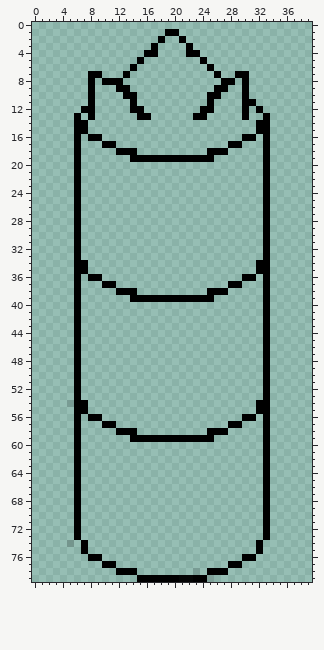
One commit to this sprite sheet: assets/cylinder.png. The picture above is the old version.
The file is 40x80 pixels. Pixels under 10% opacity are left out. Colours within 5 levels of each other are drawn and written as one.
After the commit:
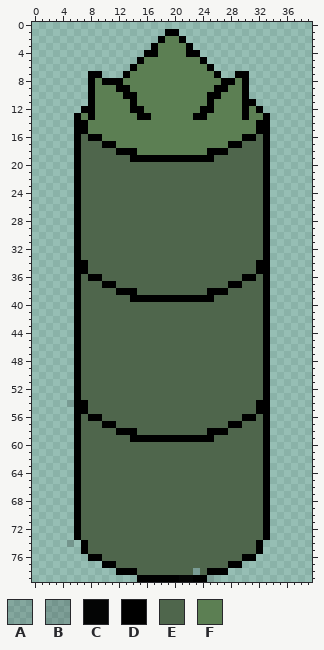
Palette (. is transparent): A #0000001f  B #00000029  C #000000f8  D #000000  E #4f664c  F #5c7f53
Edits made:
Changed rows in their new state; - is an unchanged pixel.
first column x 7:
 2 ------------FF------------
 3 -----------FFFF-----------
 4 -----------FFFF-----------
 5 ---------FFFFFFFF---------
 6 --------FFFFFFFFFF--------
 7 -------FFFFFFFFFFFF-------
 8 --F---FFFFFFFFFFFFFF--F---
 9 --FFF--FFFFFFFFFFFF--FF---
10 --FFFF--FFFFFFFFFF--FFF---
11 --FFFFF-FFFFFFFFFF-FFFF---
12 --FFFFF--FFFFFFFF--FFFF-F-
13 F-FFFFFF--FFFFFF--FFFFF-FF
14 -FFFFFFFFFFFFFFFFFFFFFFFF-
15 -FFFFFFFFFFFFFFFFFFFFFFFF-
16 E--FFFFFFFFFFFFFFFFFFFF--E
17 EEE--FFFFFFFFFFFFFFFF--EEE
18 EEEEE---FFFFFFFFFF---EEEEE
19 EEEEEEE------------EEEEEEE
20 EEEEEEEEEEEEEEEEEEEEEEEEEE
21 EEEEEEEEEEEEEEEEEEEEEEEEEE
22 EEEEEEEEEEEEEEEEEEEEEEEEEE
23 EEEEEEEEEEEEEEEEEEEEEEEEEE
24 EEEEEEEEEEEEEEEEEEEEEEEEEE
25 EEEEEEEEEEEEEEEEEEEEEEEEEE
26 EEEEEEEEEEEEEEEEEEEEEEEEEE
27 EEEEEEEEEEEEEEEEEEEEEEEEEE
28 EEEEEEEEEEEEEEEEEEEEEEEEEE
29 EEEEEEEEEEEEEEEEEEEEEEEEEE
30 EEEEEEEEEEEEEEEEEEEEEEEEEE
31 EEEEEEEEEEEEEEEEEEEEEEEEEE
32 EEEEEEEEEEEEEEEEEEEEEEEEEE
33 EEEEEEEEEEEEEEEEEEEEEEEEEE
34 -EEEEEEEEEEEEEEEEEEEEEEEE-
35 -EEEEEEEEEEEEEEEEEEEEEEEE-
36 E--EEEEEEEEEEEEEEEEEEEE--E
37 EEE--EEEEEEEEEEEEEEEE--EEE
38 EEEEE---EEEEEEEEEE---EEEEE
39 EEEEEEE------------EEEEEEE
40 EEEEEEEEEEEEEEEEEEEEEEEEEE
41 EEEEEEEEEEEEEEEEEEEEEEEEEE
42 EEEEEEEEEEEEEEEEEEEEEEEEEE
43 EEEEEEEEEEEEEEEEEEEEEEEEEE
44 EEEEEEEEEEEEEEEEEEEEEEEEEE
45 EEEEEEEEEEEEEEEEEEEEEEEEEE
46 EEEEEEEEEEEEEEEEEEEEEEEEEE
47 EEEEEEEEEEEEEEEEEEEEEEEEEE
48 EEEEEEEEEEEEEEEEEEEEEEEEEE
49 EEEEEEEEEEEEEEEEEEEEEEEEEE
50 EEEEEEEEEEEEEEEEEEEEEEEEEE
51 EEEEEEEEEEEEEEEEEEEEEEEEEE
52 EEEEEEEEEEEEEEEEEEEEEEEEEE
53 EEEEEEEEEEEEEEEEEEEEEEEEEE
54 -EEEEEEEEEEEEEEEEEEEEEEEE-
55 -EEEEEEEEEEEEEEEEEEEEEEEE-
56 E--EEEEEEEEEEEEEEEEEEEE--E
57 EEE--EEEEEEEEEEEEEEEE--EEE
58 EEEEE---EEEEEEEEEE---EEEEE
59 EEEEEEE------------EEEEEEE
60 EEEEEEEEEEEEEEEEEEEEEEEEEE
61 EEEEEEEEEEEEEEEEEEEEEEEEEE
62 EEEEEEEEEEEEEEEEEEEEEEEEEE
63 EEEEEEEEEEEEEEEEEEEEEEEEEE
64 EEEEEEEEEEEEEEEEEEEEEEEEEE
65 EEEEEEEEEEEEEEEEEEEEEEEEEE
66 EEEEEEEEEEEEEEEEEEEEEEEEEE
67 EEEEEEEEEEEEEEEEEEEEEEEEEE
68 EEEEEEEEEEEEEEEEEEEEEEEEEE
69 EEEEEEEEEEEEEEEEEEEEEEEEEE
70 EEEEEEEEEEEEEEEEEEEEEEEEEE
71 EEEEEEEEEEEEEEEEEEEEEEEEEE
72 EEEEEEEEEEEEEEEEEEEEEEEEEE
73 EEEEEEEEEEEEEEEEEEEEEEEEEE
74 -EEEEEEEEEEEEEEEEEEEEEEEE-
75 -EEEEEEEEEEEEEEEEEEEEEEEE-
76 ---EEEEEEEEEEEEEEEEEEEE---
77 -----EEEEEEEEEEEEEEEE-----
78 --------EEEEEEEE-E--------
Where, in picture pixels (left, top, right, bottom), the same in both pictures:
added: (81, 36, 263, 575)
